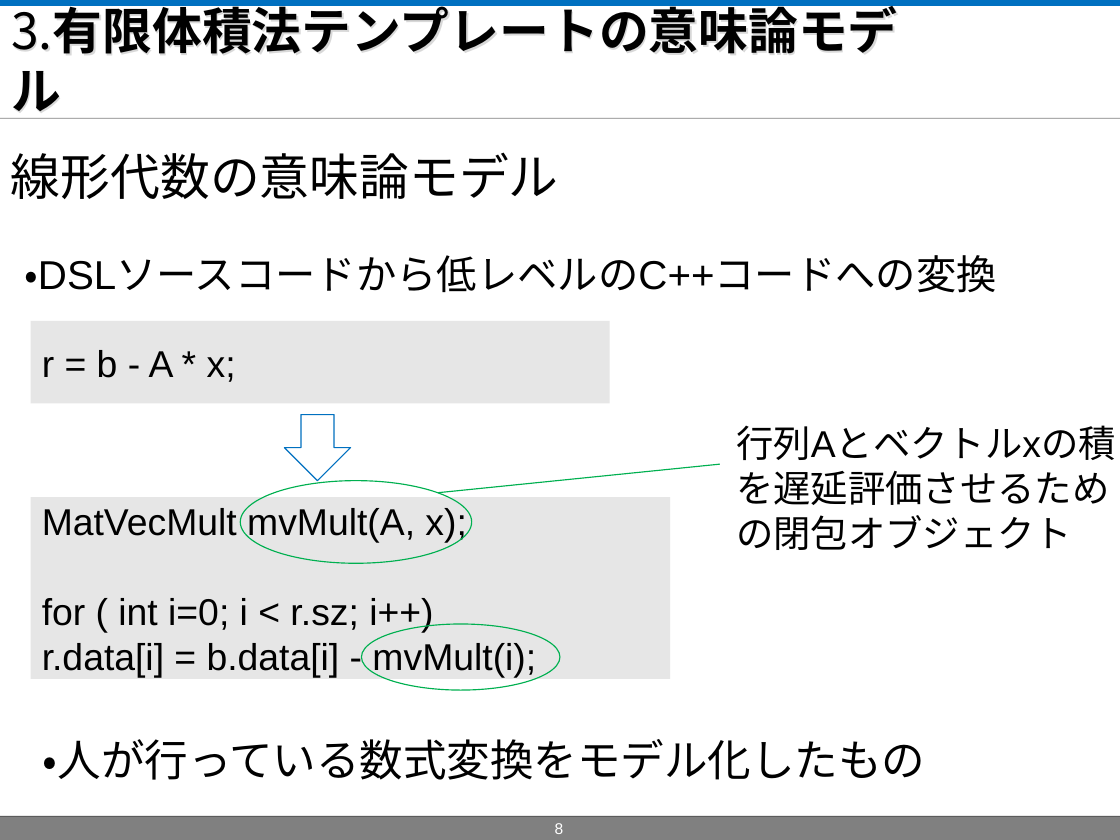
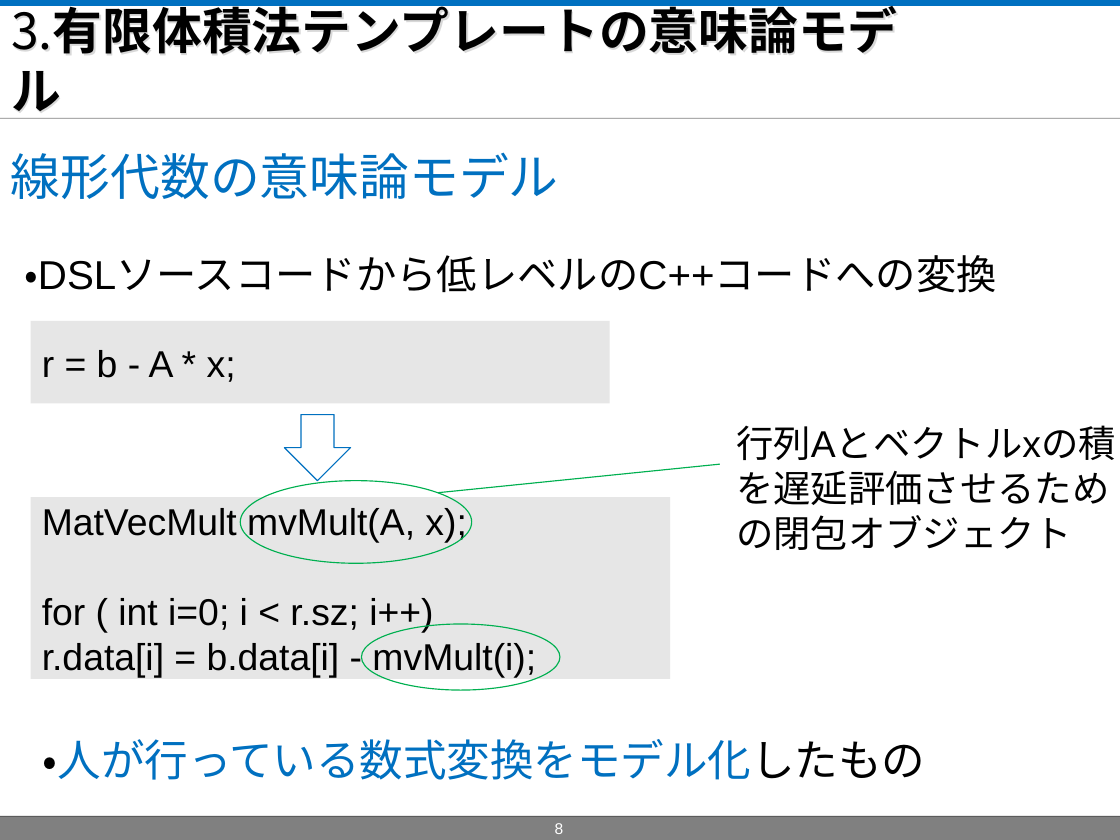
Before and after one commit to masa-ito/ProtoToPoisson, a slide deck: slide 8 of doc/第57回プログラミング・シンポジウム/presentationAtJaxaOn10Dec2015/ProtoFVM_PresentationAtJaxaOn10Dec2015.ppt. Drawn at 1120x840 pixels with LibreOffice and Linux fonts; fonts in the diff are those of the drawing; background and template pictures are left out. Boxes give left, top, right and bottom in pixels: in the first picture for what was removed or moved away, otherwise in the second. Text is boxed around its words. In the diff, an @@ line names an element or a change of style, - is before the commit and + after.

```diff
--- a/doc/第57回プログラミング・シンポジウム/presentationAtJaxaOn10Dec2015/ProtoFVM_PresentationAtJaxaOn10Dec2015.ppt
+++ b/doc/第57回プログラミング・シンポジウム/presentationAtJaxaOn10Dec2015/ProtoFVM_PresentationAtJaxaOn10Dec2015.ppt
@@ text "線形代数の意味論モデル" at <box>11,152,559,199</box>: text colour #000000 to #0070C0 @@
@@ text "・人が行っている数式変換をモデル化したもの" at <box>43,739,926,780</box>: text colour #000000 to #0070C0 in "・人が行っている数式変換をモデル化したもの" @@
```
Also in this commit, not shown: 4 other slides changed.
